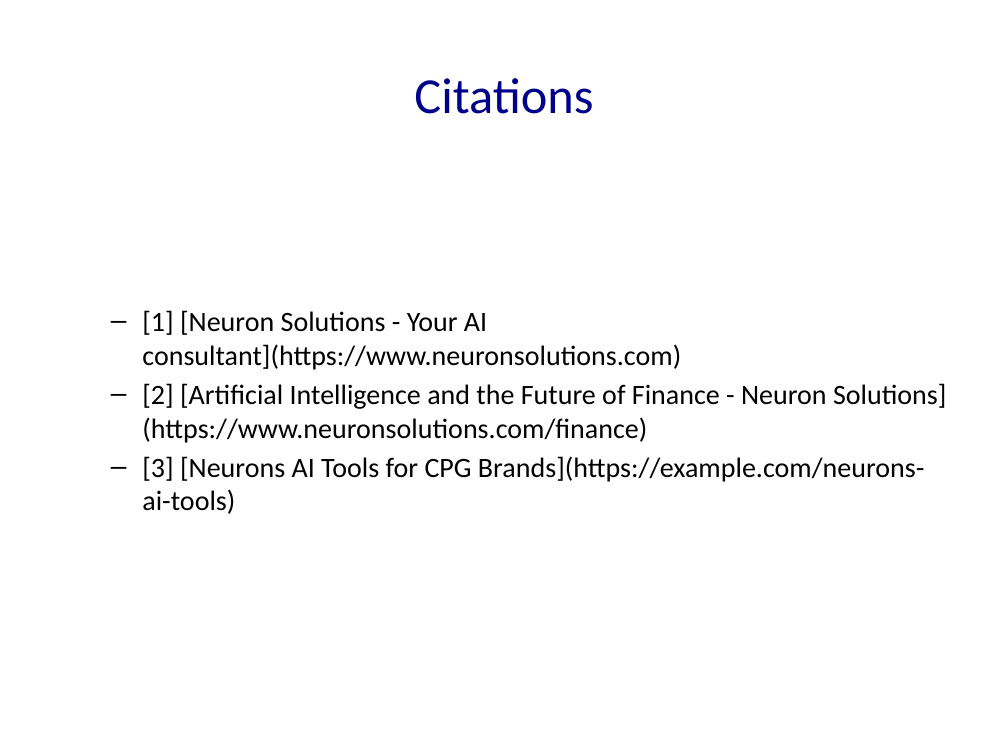
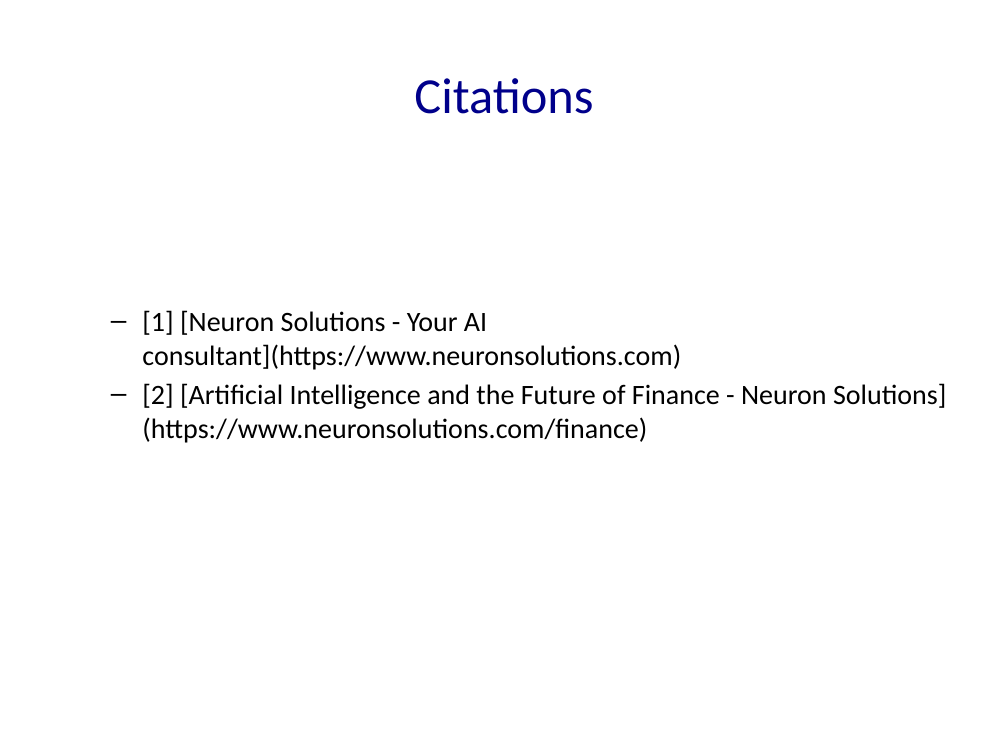
Before and after one commit to Frank-Gu-81/slides_autogeneration, a slide deck: slide 3 of Neuron_Solutions_Presentation.pptx (slide 8 before the commit). Drawn at 1008x756 pixels with LibreOffice and Linux fonts; fonts in the diff are those of the drawing. Boxes give left, top, right and bottom in pixels: in the first picture for what was removed or moved away, otherwise in the second. Text is boxed around its words. In the diff, an @@ line names an element or a change of style, - is before the commit and + after.

```diff
--- a/Neuron_Solutions_Presentation.pptx
+++ b/Neuron_Solutions_Presentation.pptx
@@ text at box(142, 456, 925, 514): paragraph removed @@
-  – [3] [Neurons AI Tools for CPG Brands](https://example.com/neurons-ai-tools)
```
Also in this commit, not shown: 8 other slides changed, 48 slides added, 8 other files.
